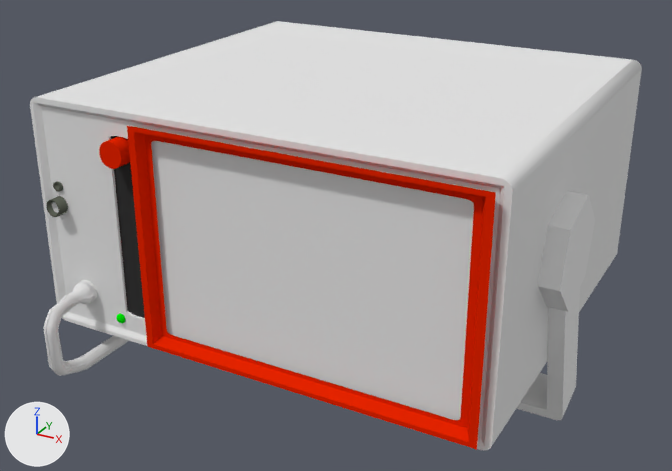
Before and after pictures for a commit that changed the Blender file NotForBroadcastPOC-Sourcetree/Assets/Blender Files/- Interactive/Frequency Control.blend.
Before and after are seen from a camera (50 mm lens) standing at (0.431, -0.83, 0.478) and looking at (0.02, -0.083, 0.104). Arrows for +X, +Y and +Z are at lower left; the lights stay in place.

Names of what the first picture shows: 'CABLE', 'Slider', 'body high poly', 'screen frame', 'stand'.
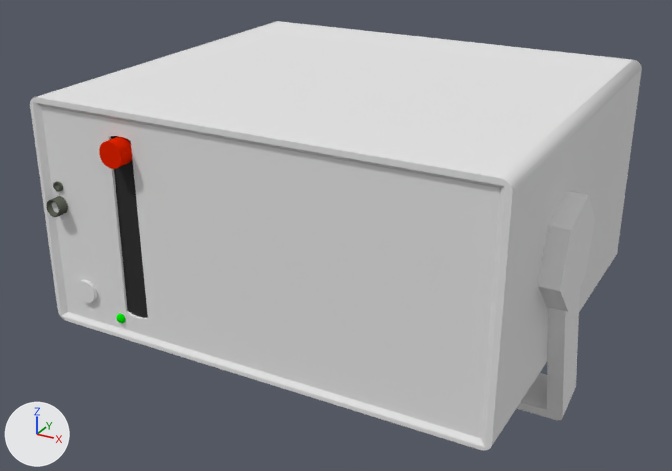
Location of each change, (x1, y1, x2, y2) in pixels of the pictures (672 x 471 px):
'screen frame', hidden (red)
    before: (127, 126, 496, 449)
'CABLE', hidden
    before: (44, 281, 129, 376)

Edits to the bpy script that builds the scene:
```text
Change ob_cable:
    add ob_cable.hide_viewport = True
Change ob_screen_frame:
    add ob_screen_frame.hide_viewport = True
```
